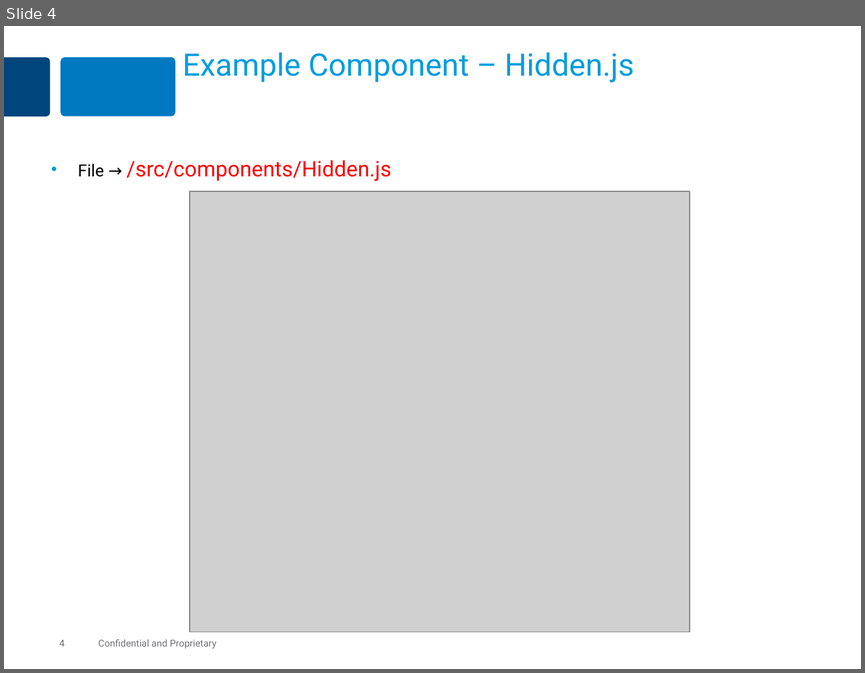
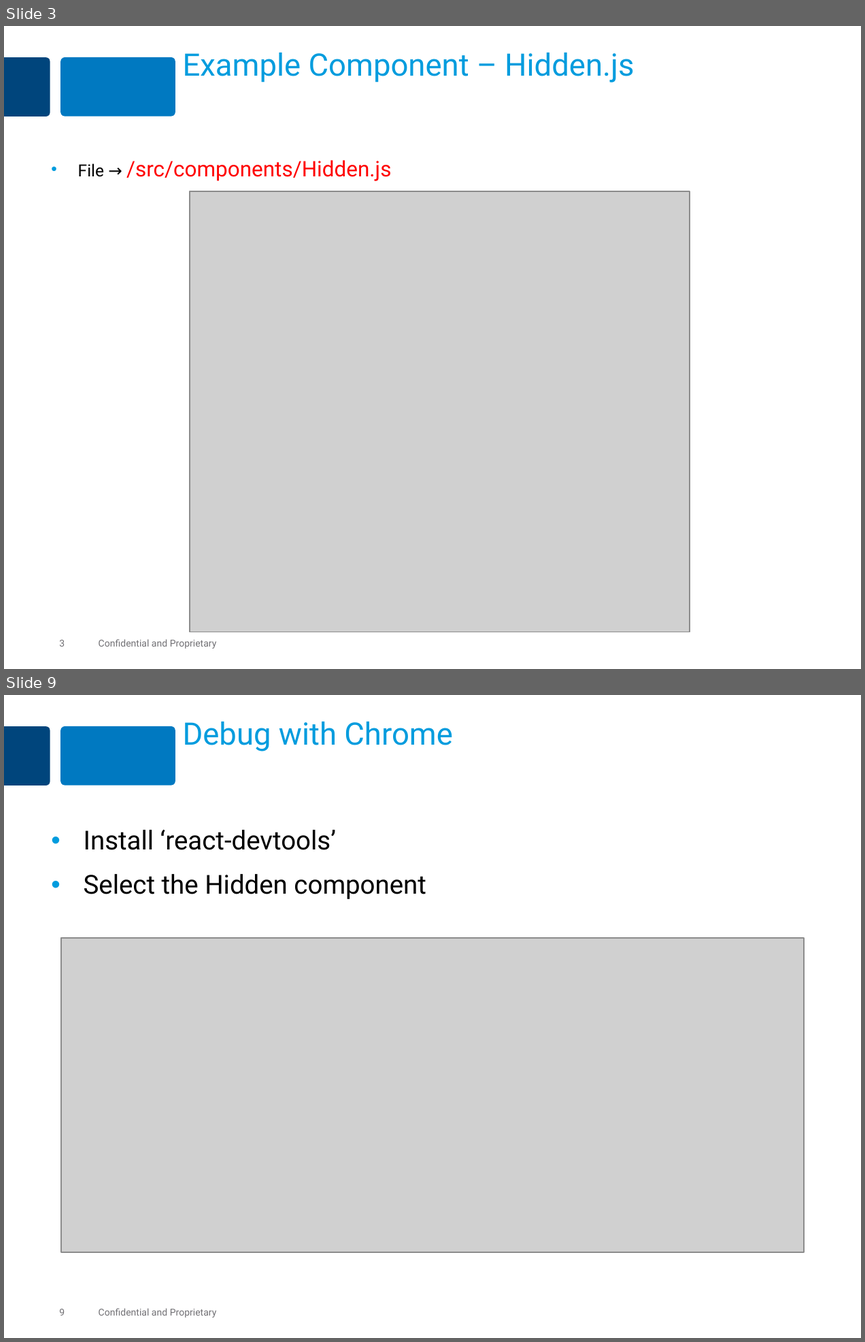
Before and after one commit to MaxMillington/react_practice, a slide deck: lesson-react-60-debugging/react-debugging.pptx. Shown one above the other, each under a label of ours: slide 4 before the commit, slides 3 and 9 after it; the slides between them are not shown. The pictures are 865x673 and 865x1342 pixels, drawn with LibreOffice and Linux fonts; fonts in the diff are those of the drawing; grey boxes stand for pictures. Boxes give left, top, right and bottom in pixels: in the first picture for what was removed or moved away, otherwise in the second. Text is boxed around its words. In the diff, an @@ line names an element or a change of style, - is before the commit and + after.

```diff
--- a/lesson-react-60-debugging/react-debugging.pptx
+++ b/lesson-react-60-debugging/react-debugging.pptx
@@ slide 9 added at (4,695,861,1338), background #FFFFFF; not listed: 4 template elements that a slide beside it also shows @@
@@ title added at (183,722,453,751), 26 pt, text #009CDE @@
+Debug with Chrome
@@ text added at (84,830,426,899), 22 pt, text #000000 @@
+• Install ‘react-devtools’
+• Select the Hidden component
@@ picture added at (61,938,804,1252) @@
@@ what was slide 4 is now slide 3 @@
@@ page number at (59,639,65,646): text changed @@
-4
+3
```
Also in this commit, not shown: 3 slides changed, 5 other slides added, 26 slides removed, 37 other files.
